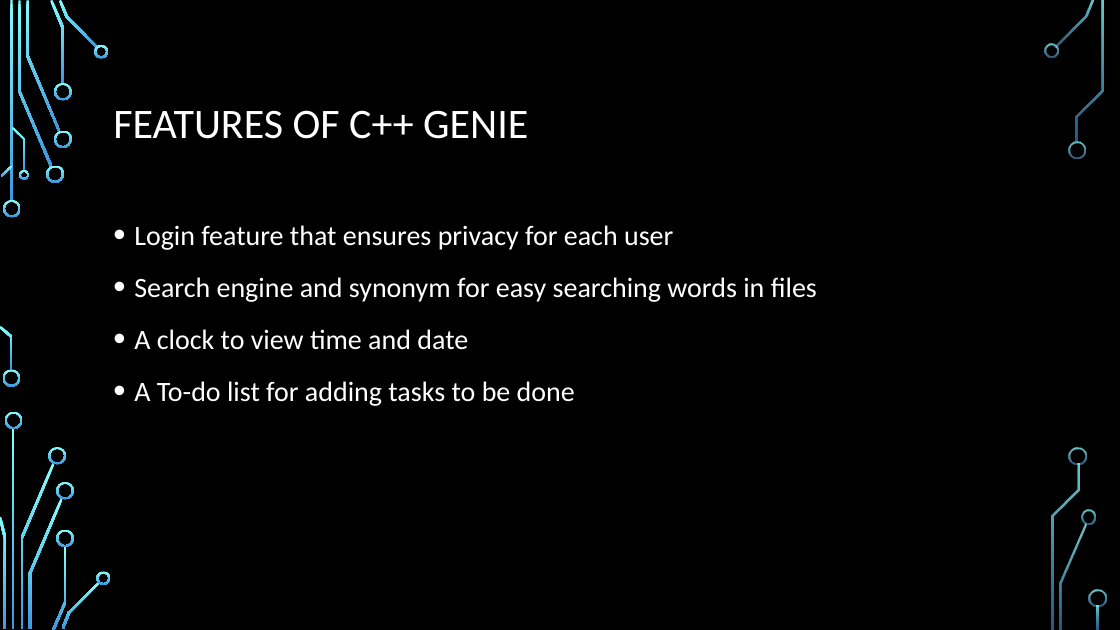
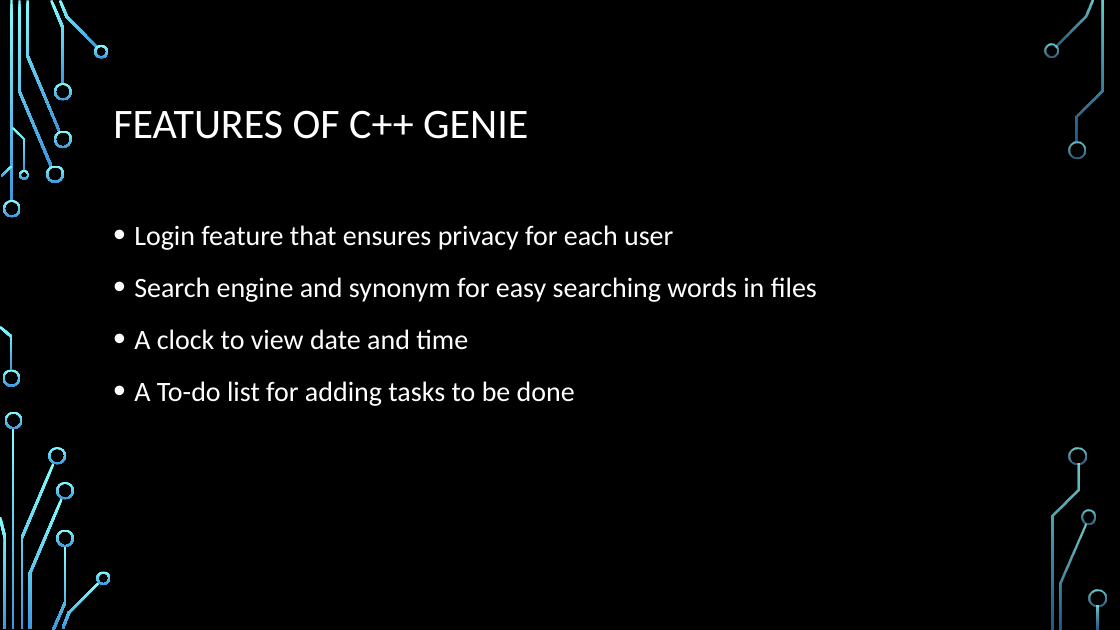
Before and after one commit to marsstriker1/CplusplusGenie, a slide deck: slide 3 of C-Genie.pptx. Drawn at 1120x630 pixels with LibreOffice and Linux fonts; fonts in the diff are those of the drawing; background and template pictures are left out. Boxes give left, top, right and bottom in pixels: in the first picture for what was removed or moved away, otherwise in the second. Text is boxed around its words. In the diff, an @@ line names an element or a change of style, - is before the commit and + after.

```diff
--- a/C-Genie.pptx
+++ b/C-Genie.pptx
@@ text at (134,329,468,350): text changed @@
-• A clock to view time and date
+• A clock to view date and time
```
Also in this commit, not shown: 4 other slides changed, 23 other files.
